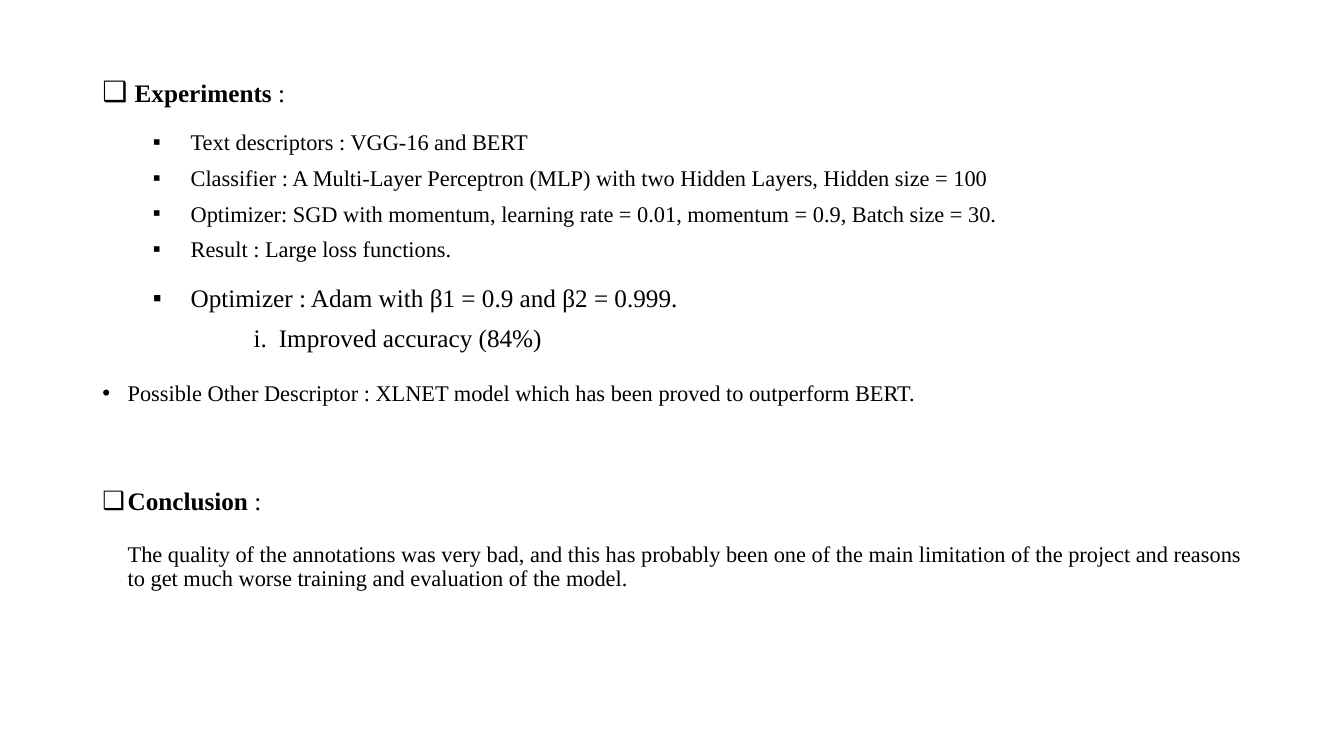
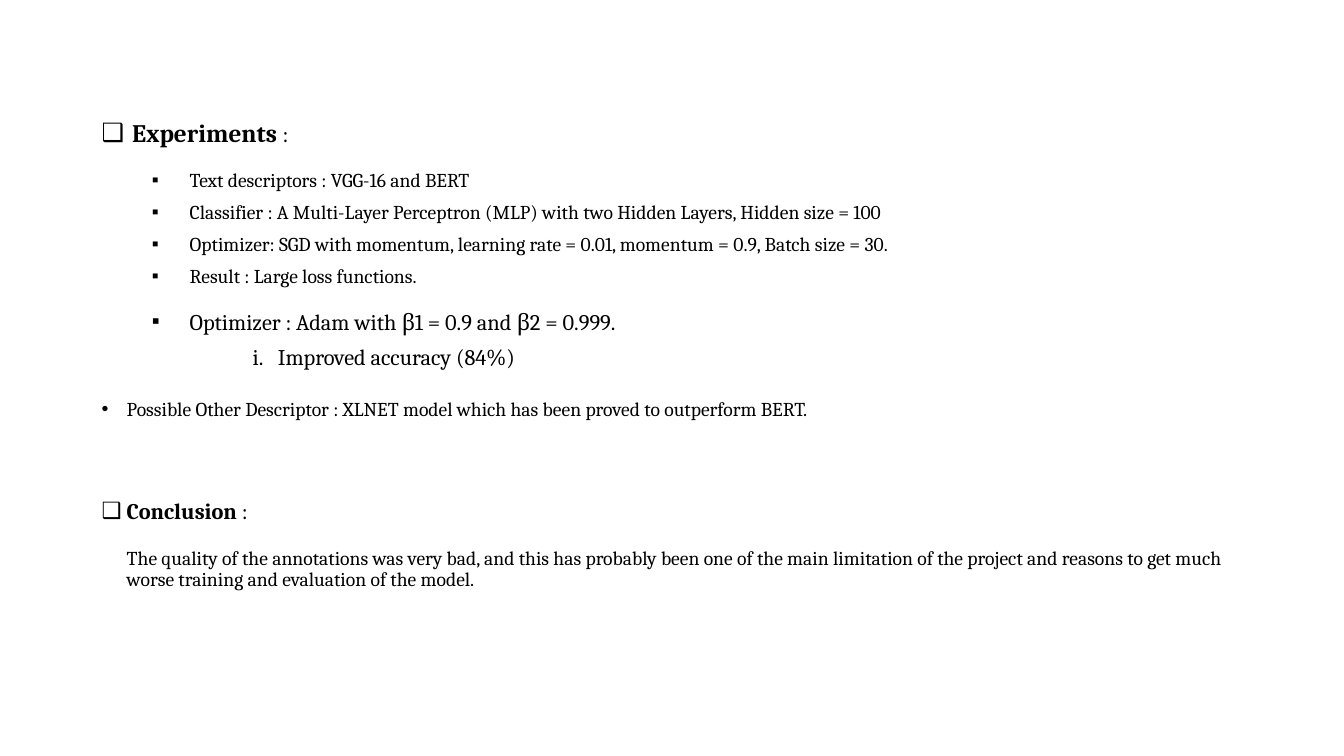
Before and after one commit to VarunBohara/Mini-Project-Documents, a slide deck: slide 8 of Literature Survey.pptx. Drawn at 1344x756 pixels with LibreOffice and Linux fonts; fonts in the diff are those of the drawing. Boxes give left, top, right and bottom in pixels: in the first picture for what was removed or moved away, otherwise in the second. Text is boxed around its words. In the diff, an @@ line names an element or a change of style, - is before the commit and + after.

```diff
--- a/Literature Survey.pptx
+++ b/Literature Survey.pptx
@@ text "Experiments :" at (127, 124, 1221, 591): size 18 to 16 pt in ":", "Optimizer : Adam with β1 = 0.9 ...", "Improved accuracy (84%)", "Conclusion :"; font Times New Roman to Cambria; size 16 to 14 pt in "Text descriptors : VGG-16 and BERT", "Classifier : A Multi-Layer Perceptron (MLP) with ...", "Optimizer: SGD with momentum, learning rate = ...", "Result : Large loss functions." and 2 more places @@
```
Also in this commit, not shown: 16 other slides changed, 1 slide removed.
